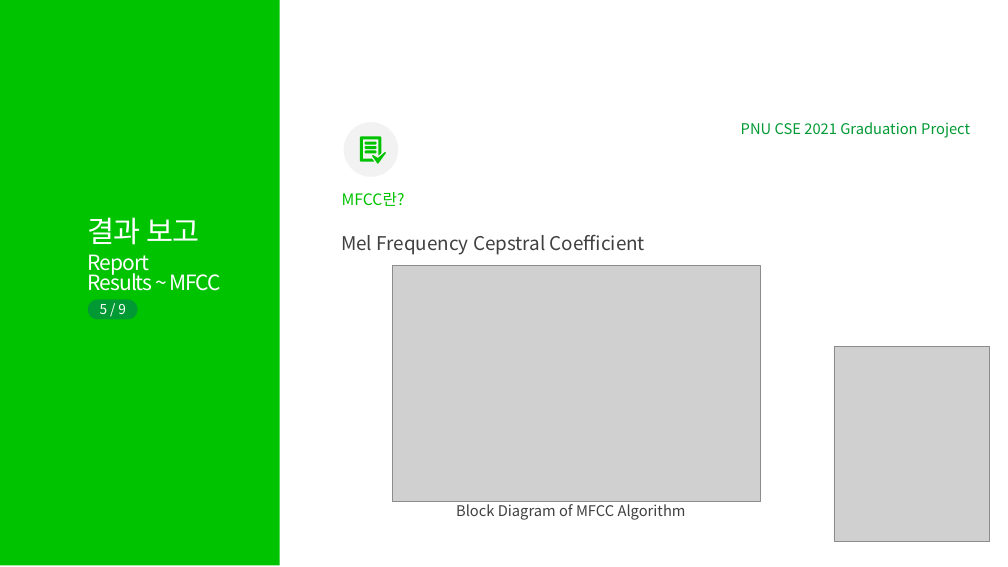
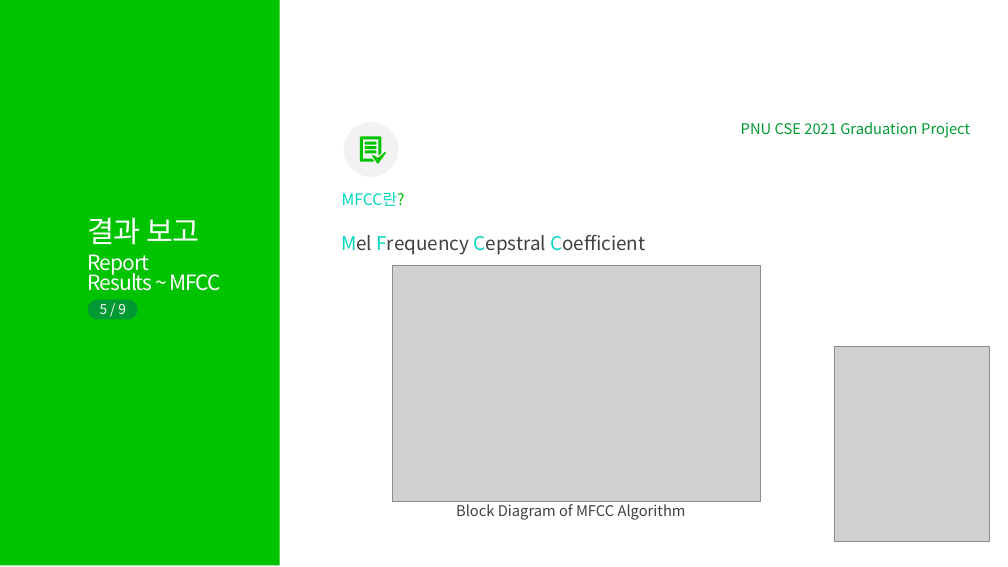
Before and after one commit to TeamPhoneticCode/Report, a slide deck: slide 6 of 2021_졸업과제_1번째_진행보고.pptx. Drawn at 1008x567 pixels with LibreOffice and Linux fonts; fonts in the diff are those of the drawing; grey boxes stand for pictures. Boxes give left, top, right and bottom in pixels: in the first picture for what was removed or moved away, otherwise in the second. Text is boxed around its words. In the diff, an @@ line names an element or a change of style, - is before the commit and + after.

```diff
--- a/2021_졸업과제_1번째_진행보고.pptx
+++ b/2021_졸업과제_1번째_진행보고.pptx
@@ text "MFCC란?" at box(342, 192, 405, 206): text colour #00C300 to #00D8BF in "MFCC란?" @@
@@ text "Mel Frequency Cepstral Coefficient" at box(341, 235, 645, 255): text colour #404040 to #00D8BF in "Mel Frequency Cepstral Coefficient" @@
```
Also in this commit, not shown: 2 other slides changed.
